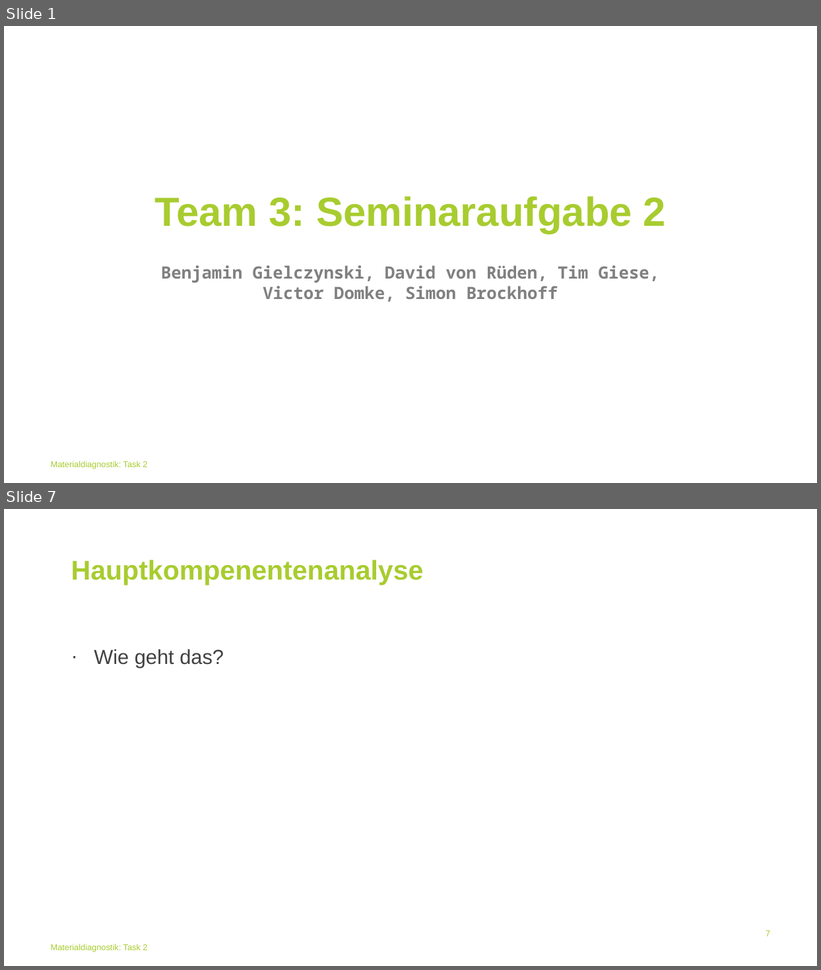
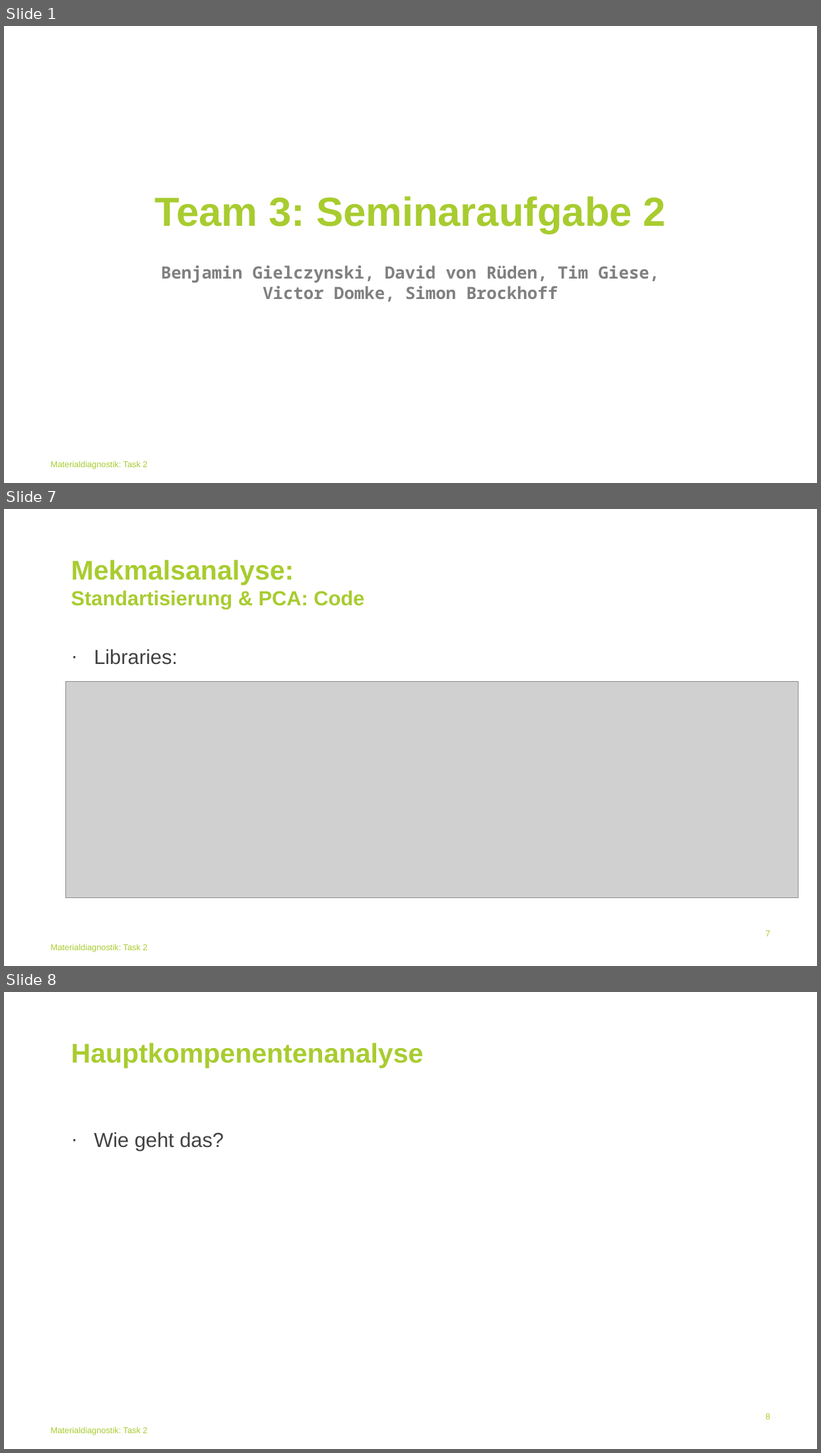
Before and after one commit to BGielczynski/AI_diagnostics, a slide deck: Task_2/Task2Powerpoint.pptx. Shown one above the other, each under a label of ours: slides 1 and 7 before the commit, slides 1, 7 and 8 after it; the slides between them are not shown. The pictures are 821x970 and 821x1453 pixels, drawn with LibreOffice and Linux fonts; fonts in the diff are those of the drawing; grey boxes stand for pictures; background and template pictures are left out. Boxes give left, top, right and bottom in pixels: in the first picture for what was removed or moved away, otherwise in the second. Text is boxed around its words. In the diff, an @@ line names an element or a change of style, - is before the commit and + after.

```diff
--- a/Task_2/Task2Powerpoint.pptx
+++ b/Task_2/Task2Powerpoint.pptx
@@ slide 7 added at (4, 509, 817, 966), background #FFFFFF; not listed: 1 template element that a slide beside it also shows @@
@@ title added at (71, 560, 364, 609), 24 pt, text #A8CC2F, bold @@
+Mekmalsanalyse:
+Standartisierung & PCA: Code
@@ text added at (94, 649, 178, 665), 24 pt, text #414141 @@
+· Libraries:
@@ picture added at (66, 682, 799, 898) @@
@@ page number added at (766, 931, 770, 937), 10 pt, text #A8CC2F @@
+7
@@ what was slide 7 is now slide 8 @@
@@ page number at (766, 1414, 770, 1420): text changed @@
-7
+8
```
Also in this commit, not shown: 3 slides changed, 2 other slides added, 2 slides removed, 1 other file.
